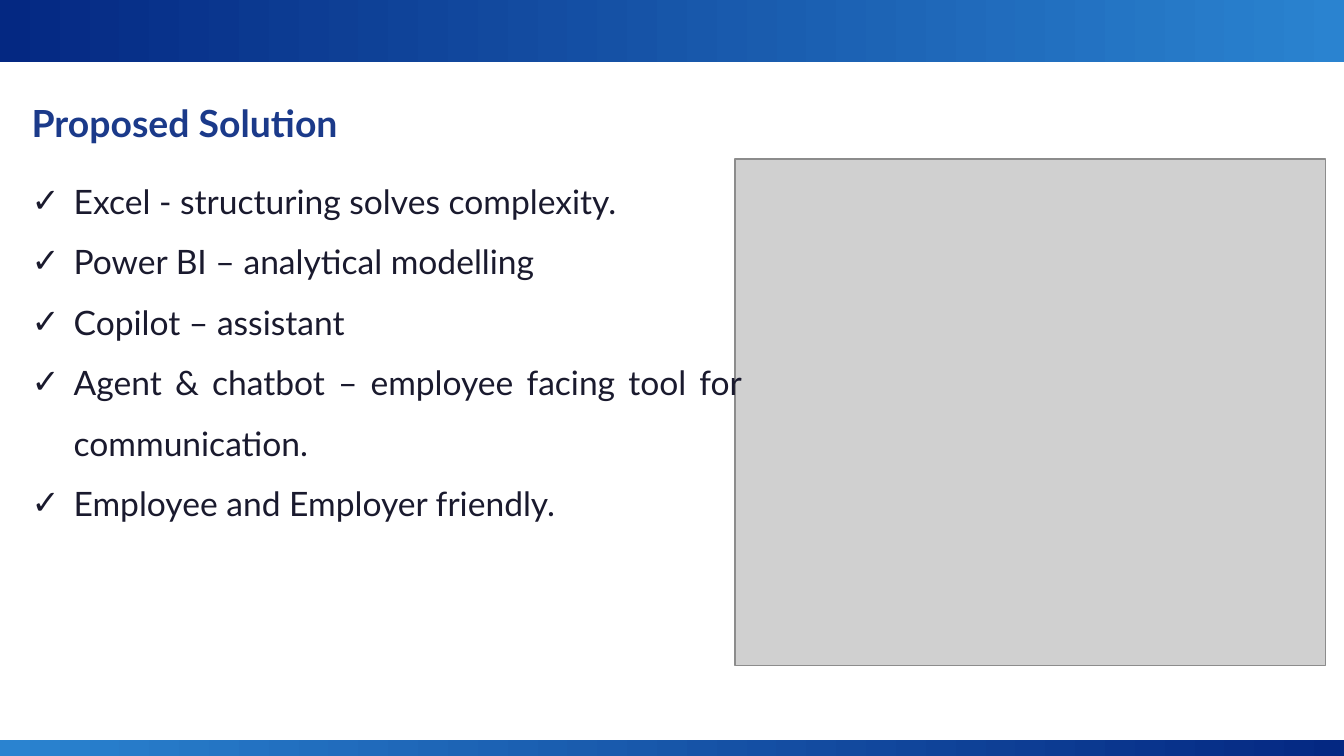
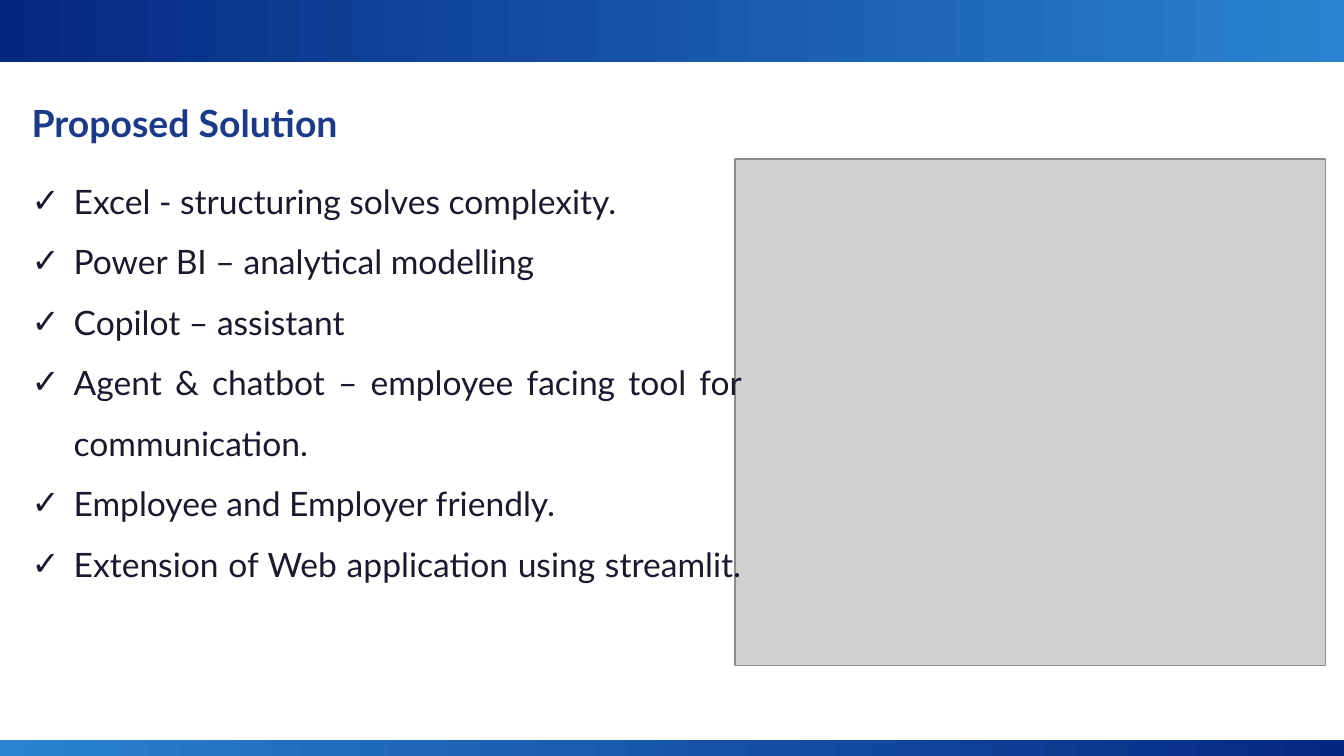
Before and after one commit to snehakhandelwal666-cmyk/sneha_project, a slide deck: slide 7 of PAY LENS - VISUALISING SALARY TRUTH WITH BI & AI.pptx. Drawn at 1344x756 pixels with LibreOffice and Linux fonts; fonts in the diff are those of the drawing; grey boxes stand for pictures; background and template pictures are left out. Boxes give left, top, right and bottom in pixels: in the first picture for what was removed or moved away, otherwise in the second. Text is boxed around its words. In the diff, an @@ line names an element or a change of style, - is before the commit and + after.

```diff
--- a/PAY LENS - VISUALISING SALARY TRUTH WITH BI & AI.pptx
+++ b/PAY LENS - VISUALISING SALARY TRUTH WITH BI & AI.pptx
@@ text at (x1=74, y1=548, x2=741, y2=583): paragraph added @@
+✓ Extension of Web application using streamlit.
```
Also in this commit, not shown: 6 other slides changed, 1 slide added.
